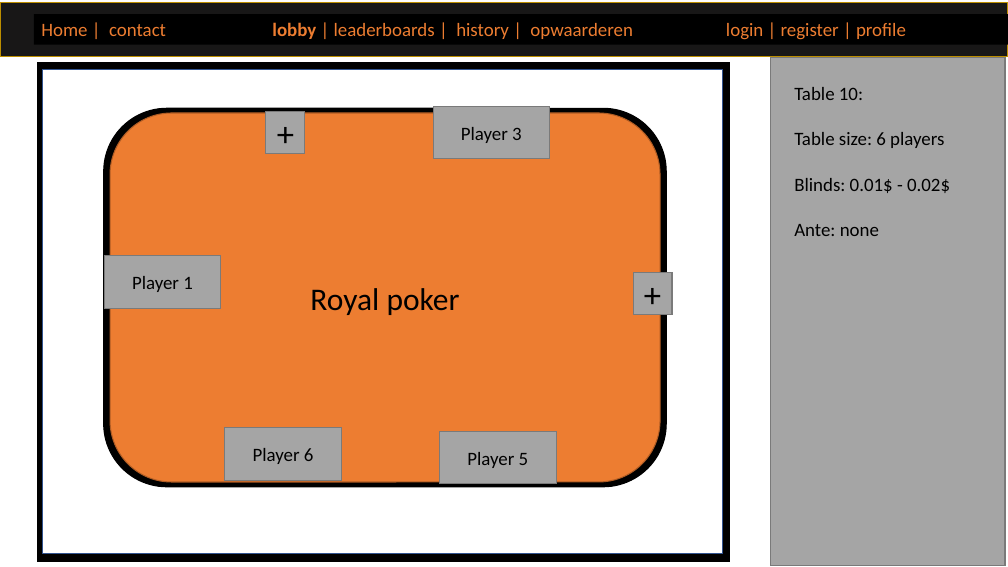
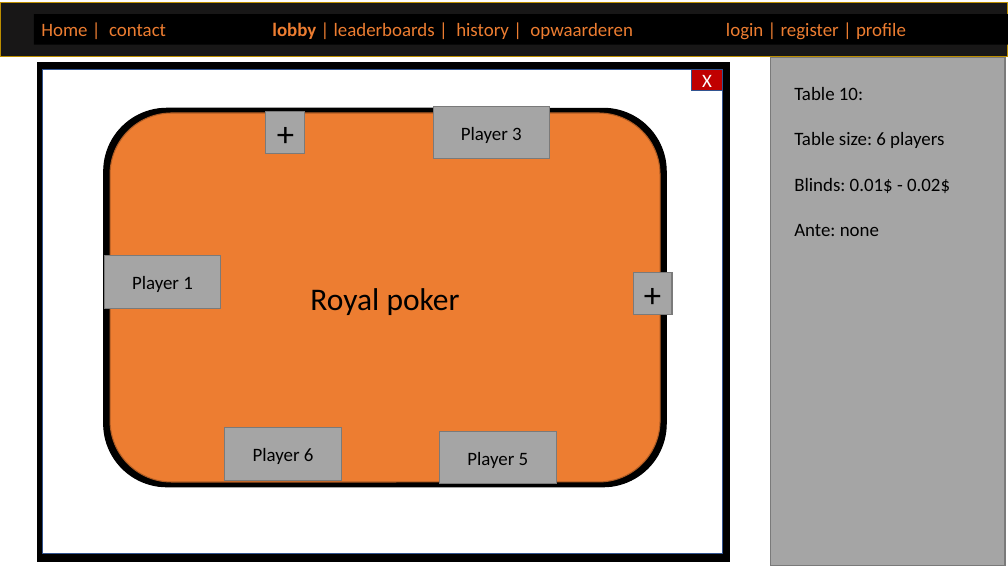
Before and after one commit to Malipaard/PokerSem2, a slide deck: slide 2 of Documenten/designPoker.pptx. Drawn at 1008x567 pixels with LibreOffice and Linux fonts; fonts in the diff are those of the drawing. Boxes give left, top, right and bottom in pixels: in the first picture for what was removed or moved away, otherwise in the second. Text is boxed around its words. In the diff, an @@ line names an element or a change of style, - is before the commit and + after.

```diff
--- a/Documenten/designPoker.pptx
+++ b/Documenten/designPoker.pptx
@@ rectangle added at box(692, 70, 723, 91), fill #C00000, outline #325491 1 pt, 18 pt, text #FFFFFF @@
+X
```
Also in this commit, not shown: 4 other files.
